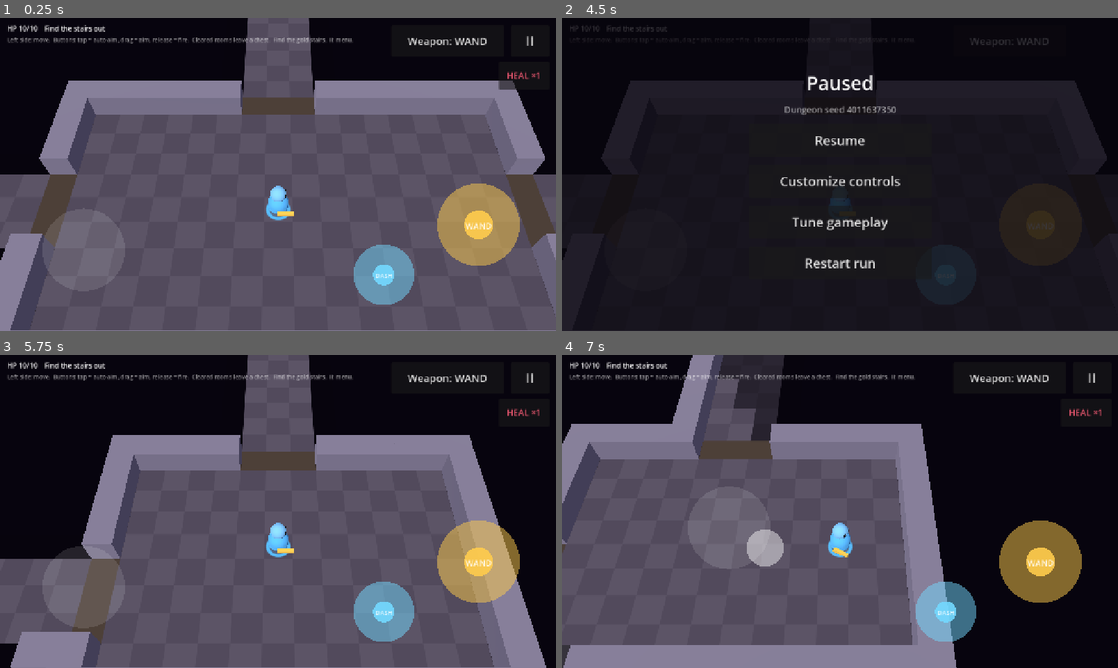
Above: before the commit, frames 1-4 (two rows, left to right).
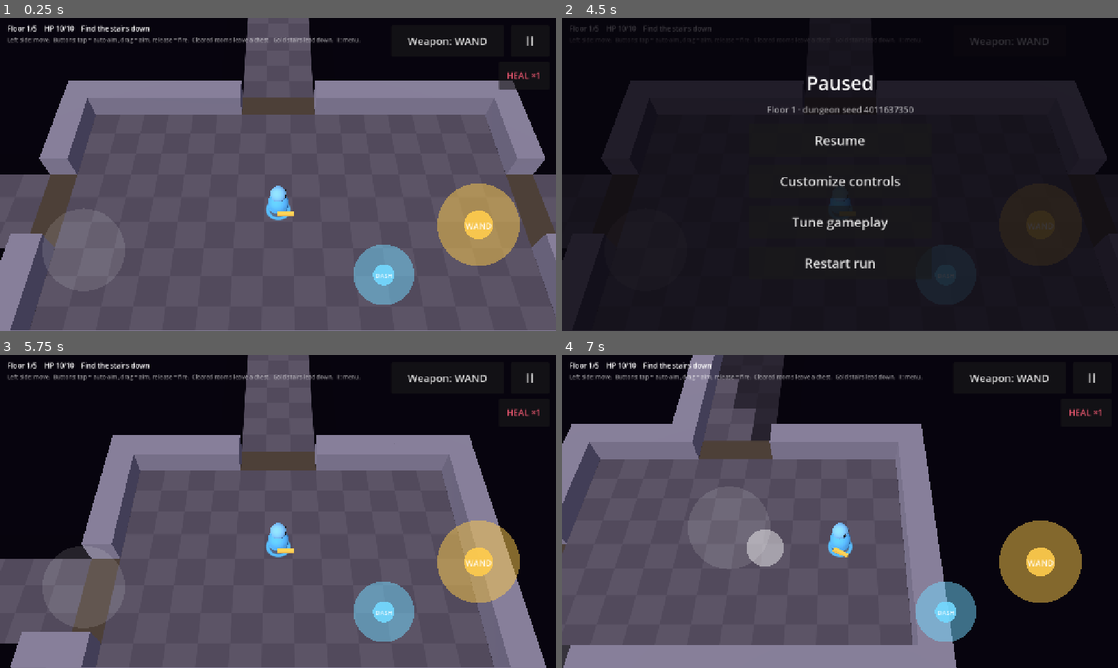
Above: after the commit, the same moments.

Repository: Zenb0t/toto
Game: Godot game, scene res://scenes/main.tscn
The game is run twice, just before and just after one commit, with the same random seed, the same clock (stepped at 60 frames per second) and the same inputs.
Inputs (mouse positions are in pixels of both pictures, inside the frame that each line leads up to):
- Up to frame 1 (0.25 s): no input
- Up to frame 2 (4.5 s): click "Weapon: WAND" at 0.5 s; click "Weapon: SWORD" at 1.25 s; click "Weapon: FIREBALL" at 2 s; click "Weapon: CROSSBOW" at 2.75 s; click "HEAL ×1" at 3.5 s; click "II" at 4.25 s
- Up to frame 3 (5.75 s): click "Restart run" at 5 s
- Up to frame 4 (7 s): tap Enter at 5.75 s; move the mouse to (962, 495) at 5.77 s; hold D (move_right) 5.78-6.5 s; hold Shift 5.78-6.5 s; click (962, 495) at 5.92 s; drag from (728, 527) to (812, 574) at 6.52 s

The runs differ from the first frame. In frame 1, 0.4% of the frame differs, in the area x 1-65%, y 2-9%; in frame 2, 0.4%; in frame 3, 0.4%; in frame 4, 0.5%.

Commit message:
A descent through 5 floors
Like Dungeon Crawl, a run now goes down: each floor's stairs (in the
farthest room, usable once it is clear) lead to a new, more dangerous
floor, and the fifth floor's lead out. RunState carries the weapon,
utility, health and potion belt down; dying or restarting starts over.
Danger grows a level per floor and half a level per room from the start,
so floors differ more than rooms do. The HUD and pause menu show the floor.

Co-Authored-By: Claude Opus 5.5 <noreply@anthropic.com>
Claude-Session: https://claude.ai/code/session_015ZGKCCJdA1nx2f1Xhpqp12

Diff:
--- a/scenes/main.tscn
+++ b/scenes/main.tscn
@@ -27,7 +27,7 @@
 offset_right = 900.0
 offset_bottom = 66.0
 theme_override_font_sizes/font_size = 13
-text = "Left side: move.  Buttons: tap = auto-aim, drag = aim, release = fire.  Cleared rooms leave a chest.  Find the gold stairs.  II: menu."
+text = "Left side: move.  Buttons: tap = auto-aim, drag = aim, release = fire.  Cleared rooms leave a chest.  Gold stairs lead down.  II: menu."
 
 [node name="WeaponSwitch" type="Button" parent="Hud"]
 anchors_preset = 1
--- a/scripts/core/health.gd
+++ b/scripts/core/health.gd
@@ -33,3 +33,10 @@
 		return
 	current = mini(current + amount, maximum)
 	changed.emit(current, maximum)
+
+
+## Health that has already taken some damage: current of maximum (clamped to 1..maximum).
+static func restored(max_health: int, current_health: int) -> Health:
+	var health := Health.new(max_health)
+	health.current = clampi(current_health, 1, max_health)
+	return health
--- a/scripts/dungeon/generation/dungeon_difficulty.gd
+++ b/scripts/dungeon/generation/dungeon_difficulty.gd
@@ -9,7 +9,7 @@
 ## optional, so reading the danger and walking away is a choice.
 const OUT_OF_DEPTH_CHANCE := 0.15
 const OUT_OF_DEPTH_EXTRA := 2
-## Monster letters (see Bestiary) that may appear at each depth; a letter listed twice is twice as likely.
+## Monster letters (see Bestiary) that may appear at each danger level (see danger()); a letter listed twice is twice as likely.
 ## The last entry covers anything deeper.
 const POOLS_BY_DEPTH := [
 	["k", "k", "g", "s"],
@@ -21,6 +21,12 @@
 	["o", "W", "d", "O", "f"],
 	["W", "d", "O", "O", "o"],
 ]
+
+
+## How dangerous a room is: one level per floor down, plus half a level per room away from the start, so
+## rooms on one floor differ less than floors do (Dungeon Crawl's monsters, too, follow the floor's depth).
+static func danger(room_depth: int, floor_number: int) -> int:
+	return (floor_number - 1) + ceili(room_depth / 2.0)
 
 
 ## The depth a room's enemies are picked for: usually its own, sometimes deeper.
--- a/scripts/dungeon/generation/dungeon_generator.gd
+++ b/scripts/dungeon/generation/dungeon_generator.gd
@@ -33,7 +33,8 @@
 const LOOT := "*"
 
 
-func generate(seed_value: int) -> String:
+## floor_number: 1 for the top floor; deeper floors hold tougher monsters (see DungeonDifficulty.danger).
+func generate(seed_value: int, floor_number := 1) -> String:
 	var rng := RandomNumberGenerator.new()
 	rng.seed = seed_value
 	var graph := RoomGraph.grow(GRID, rng.randi_range(MIN_ROOMS, MAX_ROOMS), rng.randi_range(0, MAX_EXTRA_LINKS), rng)
@@ -41,7 +42,7 @@
 	for slot in graph.slots:
 		rooms[slot] = _shape_room(slot == graph.start_slot(), room_bounds(slot), rng)
 	var corridors := _connect(graph, rooms, rng)
-	return _draw(graph, rooms, corridors, rng)
+	return _draw(graph, rooms, corridors, floor_number, rng)
 
 
 static func map_size() -> Vector2i:
@@ -144,7 +145,9 @@
 	return corridor
 
 
-func _draw(graph: RoomGraph, rooms: Dictionary, corridors: Dictionary, rng: RandomNumberGenerator) -> String:
+func _draw(
+		graph: RoomGraph, rooms: Dictionary, corridors: Dictionary, floor_number: int, rng: RandomNumberGenerator
+) -> String:
 	var size := map_size()
 	var rows: Array[Array] = []
 	for y in size.y:
@@ -169,7 +172,7 @@
 			var loot_cell := _spawn_cells(rooms[slot], 1, taken, rng)[0]
 			rows[loot_cell.y][loot_cell.x] = LOOT
 			taken.append(loot_cell)
-		var depth := DungeonDifficulty.rolled_depth(graph.depth_of(slot), rng)
+		var depth := DungeonDifficulty.rolled_depth(DungeonDifficulty.danger(graph.depth_of(slot), floor_number), rng)
 		var letters := DungeonDifficulty.enemy_letters(depth, rng)
 		for cell in _spawn_cells(rooms[slot], letters.size(), taken, rng):
 			rows[cell.y][cell.x] = letters.pop_back()
--- a/scripts/main.gd
+++ b/scripts/main.gd
@@ -1,20 +1,23 @@
 extends Node2D
-## Composition root: generates the run's dungeon, spawns actors, routes touch intents to the player,
-## applies the room-lock, loot and exit rules, and connects the pause menu's settings screens.
+## Composition root: generates the floor's dungeon, spawns actors, routes touch intents to the player,
+## applies the room-lock, loot and stairs rules, and connects the pause menu's settings screens.
+## The scene is one floor: the stairs carry the run (RunState) down to a freshly loaded scene.
 ## The 2D world under this node runs the game; WorldView3D shows it in 3D, with the 2D plane on its floor.
 
 const PLAYER_SCENE := preload("res://scenes/player.tscn")
 const ENEMY_SCENE := preload("res://scenes/enemy.tscn")
 const PROJECTILE_SCENE := preload("res://scenes/projectile.tscn")
 const RESTART_DELAY_SECONDS := 1.5
-## Every run starts with one, like Dungeon Crawl's starting kit.
-const STARTING_POTION_ID := "healing"
+## How long "down to floor N" shows before the next floor loads.
+const DESCEND_DELAY_SECONDS := 0.8
 ## Where a chest's potion lands, tried in order: beside the chest, on safe floor.
 const BESIDE: Array[Vector2i] = [Vector2i.RIGHT, Vector2i.LEFT, Vector2i.DOWN, Vector2i.UP]
 ## How often line of sight is worked out again.
 const SIGHT_UPDATE_SECONDS := 0.1
 
 var _seed: int
+## The run so far: which floor this is, and what the player brought down.
+var _run := RunState.take_carried()
 var _map: DungeonMap
 var _pathfinder: Pathfinder
 var _run_over := false
@@ -32,8 +35,8 @@
 var _settings := GameSettings.new()
 var _layout: ControlLayout
 var _tuning: Tuning
-var _weapon_id := GameTuning.DEFAULT_WEAPON_ID
-var _utility_id := GameTuning.DEFAULT_UTILITY_ID
+var _weapon_id := _run.weapon_id
+var _utility_id := _run.utility_id
 var _rng := RandomNumberGenerator.new()
 var _offered_drop: ItemDrop  ## The dropped item the player is standing on, if any.
 var _belt := PotionBelt.new()
@@ -55,7 +58,7 @@
 func _ready() -> void:
 	_rng.randomize()
 	_seed = _rng.randi()
-	_map = DungeonMapParser.new().parse(DungeonGenerator.new().generate(_seed))
+	_map = DungeonMapParser.new().parse(DungeonGenerator.new().generate(_seed, _run.floor_number))
 	_pathfinder = Pathfinder.new(_map)
 	_view = DungeonView.new()
 	add_child(_view)
@@ -67,7 +70,7 @@
 	_world.show_world(self, _view.wall_cells(), _map.door_cells())
 	_tuning = _settings.load_tuning()
 	_layout = _settings.load_layout()
-	_pause_menu.show_seed(_seed)
+	_pause_menu.show_seed(_seed, _run.floor_number)
 
 	_player = _spawn_player()
 	_spawn_enemies()
@@ -76,7 +79,7 @@
 	_update_sight()
 	_progress = _create_progress()
 	_belt.changed.connect(_refresh_potions)
-	_belt.add(STARTING_POTION_ID)
+	_belt.load_dict(_run.potions)
 	_connect_controls()
 	_connect_menu()
 	_apply_tuning(_tuning)
@@ -100,6 +103,7 @@
 
 func _spawn_player() -> Player:
 	var player: Player = PLAYER_SCENE.instantiate()
+	player.health = Health.restored(_run.max_health, _run.health)
 	player.position = DungeonView.cell_center(_map.player_spawn)
 	player.attack_fired.connect(_spawn_attacks.bind(player))
 	player.health_changed.connect(func(_current: int, _maximum: int) -> void: _refresh_hud())
@@ -218,13 +222,13 @@
 # --- Rooms and combat ----------------------------------------------------------------------------
 
 ## Lock a room only once the player is a full tile past its doorway, so a closing door can't trap them in it.
-## Stepping on the exit ends the run, once its room is clear.
+## Stepping on the stairs, once their room is clear, leads down (or out, from the last floor).
 func _track_player_room() -> void:
 	var cell := DungeonView.world_to_cell(_player.global_position)
 	if _map.is_clear_of_doors(cell):
 		_progress.enter_room(_map.room_at(cell))
 	if cell == _map.exit_cell and _progress.is_cleared(_map.room_at(cell)):
-		_end_run("You found the way out!")
+		_take_stairs()
 
 
 func _on_room_locked(room: int) -> void:
@@ -473,8 +477,26 @@
 # --- Run state -----------------------------------------------------------------------------------
 
 func _refresh_hud() -> void:
-	if not _run_over:
-		_hud.text = "HP %d/%d    Find the stairs out" % [_player.health.current, _player.health.maximum]
+	if _run_over:
+		return
+	var goal := "Find the way out" if _run.is_last_floor() else "Find the stairs down"
+	_hud.text = "Floor %d/%d    HP %d/%d    %s" % [
+		_run.floor_number, RunState.FLOOR_COUNT, _player.health.current, _player.health.maximum, goal]
+
+
+## Down to the next floor with everything the player holds, or out of the dungeon from the last one.
+func _take_stairs() -> void:
+	if _run.is_last_floor():
+		_end_run("You escaped the dungeon!")
+		return
+	if _run_over:
+		return
+	_run_over = true
+	var next := _run.next_floor(_weapon_id, _utility_id, _player.health.current, _belt.to_dict())
+	_hud.text = "Down to floor %d..." % next.floor_number
+	await get_tree().create_timer(DESCEND_DELAY_SECONDS).timeout
+	RunState.carry(next)
+	_restart()
 
 
 func _end_run(message: String) -> void:
--- /dev/null
+++ b/scripts/run/run_state.gd
@@ -0,0 +1,52 @@
+class_name RunState
+extends RefCounted
+## What a run carries from one floor down to the next, like a Dungeon Crawl character taking the stairs:
+## the floor reached, the gear held, health and potions. Each floor itself is new.
+## Pure data, plus one explicit hand-over: the game reloads its scene for every floor, so the state for the
+## next floor is carried across with carry() and picked up with take_carried().
+
+const FLOOR_COUNT := 5
+## Every run starts with these (potion id -> count).
+const STARTING_POTIONS := {"healing": 1}
+
+static var _carried: RunState
+
+## 1 is the top floor; FLOOR_COUNT is the bottom, whose stairs lead out.
+var floor_number := 1
+var weapon_id := GameTuning.DEFAULT_WEAPON_ID
+var utility_id := GameTuning.DEFAULT_UTILITY_ID
+var health := Player.MAX_HEALTH
+var max_health := Player.MAX_HEALTH
+var potions := STARTING_POTIONS.duplicate()
+
+
+## Leaves state for the next scene to pick up.
+static func carry(state: RunState) -> void:
+	_carried = state
+
+
+## The state carried from the floor above, or a new run if nothing was carried. Either way, nothing is
+## carried any more afterwards, so dying or restarting always starts over.
+static func take_carried() -> RunState:
+	var state := _carried if _carried != null else RunState.new()
+	_carried = null
+	return state
+
+
+## Whether this floor's stairs lead out of the dungeon (the run is won) rather than down.
+func is_last_floor() -> bool:
+	return floor_number >= FLOOR_COUNT
+
+
+## The state for the floor below, carrying what the player holds now.
+func next_floor(
+		held_weapon_id: String, held_utility_id: String, current_health: int, held_potions: Dictionary
+) -> RunState:
+	var next := RunState.new()
+	next.floor_number = floor_number + 1
+	next.weapon_id = held_weapon_id
+	next.utility_id = held_utility_id
+	next.health = current_health
+	next.max_health = max_health
+	next.potions = held_potions.duplicate()
+	return next
--- a/scripts/ui/pause_menu.gd
+++ b/scripts/ui/pause_menu.gd
@@ -23,9 +23,9 @@
 	_show_panel(false)
 
 
-## The run's dungeon seed, so a map worth keeping (or a broken one) can be reported.
-func show_seed(seed_value: int) -> void:
-	_seed_label.text = "Dungeon seed %d" % seed_value
+## The floor's dungeon seed, so a map worth keeping (or a broken one) can be reported.
+func show_seed(seed_value: int, floor_number := 1) -> void:
+	_seed_label.text = "Floor %d · dungeon seed %d" % [floor_number, seed_value]
 
 
 ## True from open() until close(), including while a sub-screen is showing.
--- a/tests/unit/test_dungeon_difficulty.gd
+++ b/tests/unit/test_dungeon_difficulty.gd
@@ -76,3 +76,15 @@
 	assert_eq(rolls.keys().size(), 2)
 	assert_has(rolls, 2)
 	assert_has(rolls, 2 + DungeonDifficulty.OUT_OF_DEPTH_EXTRA)
+
+
+func test_each_floor_down_is_more_dangerous() -> void:
+	for floor_number in range(1, RunState.FLOOR_COUNT):
+		assert_gt(DungeonDifficulty.danger(1, floor_number + 1), DungeonDifficulty.danger(1, floor_number))
+
+
+func test_rooms_on_one_floor_differ_less_than_floors_do() -> void:
+	assert_eq(DungeonDifficulty.danger(1, 1), 1)
+	assert_eq(DungeonDifficulty.danger(2, 1), 1)
+	assert_eq(DungeonDifficulty.danger(6, 1), 3)
+	assert_eq(DungeonDifficulty.danger(1, 3), 3)
--- a/tests/unit/test_dungeon_generator.gd
+++ b/tests/unit/test_dungeon_generator.gd
@@ -98,3 +98,23 @@
 			assert_ne(room, map.room_at(map.player_spawn), "seed %d" % seed_value)
 			assert_ne(cell, map.room_center(room), "seed %d" % seed_value)
 	assert_gt(items, SEEDS / 2)
+
+
+func _average_monster_health(floor_number: int) -> float:
+	var total := 0.0
+	var count := 0
+	for seed_value in 15:
+		var map := _parser.parse(DungeonGenerator.new().generate(seed_value, floor_number))
+		for cell in map.enemy_spawns:
+			total += Bestiary.by_id(map.monster_at(cell)).max_health
+			count += 1
+	return total / count
+
+
+func test_deeper_floors_hold_tougher_monsters() -> void:
+	assert_gt(_average_monster_health(3), _average_monster_health(1))
+	assert_gt(_average_monster_health(5), _average_monster_health(3))
+
+
+func test_a_seed_makes_the_same_floor_every_time() -> void:
+	assert_eq(DungeonGenerator.new().generate(42, 3), DungeonGenerator.new().generate(42, 3))
--- a/tests/unit/test_health.gd
+++ b/tests/unit/test_health.gd
@@ -68,3 +68,15 @@
 	health.take_damage(-4)
 
 	assert_eq(health.current, 10)
+
+
+func test_restored_health_resumes_where_it_was_left() -> void:
+	var health := Health.restored(10, 4)
+
+	assert_eq(health.current, 4)
+	assert_eq(health.maximum, 10)
+
+
+func test_restored_health_stays_within_its_limits() -> void:
+	assert_eq(Health.restored(10, 25).current, 10)
+	assert_eq(Health.restored(10, 0).current, 1, "never restored dead")
--- /dev/null
+++ b/tests/unit/test_run_state.gd
@@ -0,0 +1,51 @@
+extends GutTest
+
+
+func after_each() -> void:
+	RunState.take_carried()  # Never leak a carried run into other tests.
+
+
+func test_a_run_starts_on_the_top_floor_with_the_starting_kit() -> void:
+	var run := RunState.new()
+
+	assert_eq(run.floor_number, 1)
+	assert_eq(run.weapon_id, GameTuning.DEFAULT_WEAPON_ID)
+	assert_eq(run.utility_id, GameTuning.DEFAULT_UTILITY_ID)
+	assert_eq(run.health, run.max_health)
+	assert_eq(run.potions, RunState.STARTING_POTIONS)
+
+
+func test_the_stairs_lead_one_floor_down_with_what_the_player_holds() -> void:
+	var run := RunState.new()
+
+	var next := run.next_floor("sword", "blink", 4, {"haste": 2})
+
+	assert_eq(next.floor_number, 2)
+	assert_eq(next.weapon_id, "sword")
+	assert_eq(next.utility_id, "blink")
+	assert_eq(next.health, 4)
+	assert_eq(next.potions, {"haste": 2})
+
+
+func test_only_the_bottom_floor_leads_out() -> void:
+	var run := RunState.new()
+	for _i in RunState.FLOOR_COUNT - 1:
+		assert_false(run.is_last_floor(), str(run.floor_number))
+		run = run.next_floor("wand", "dash", 10, {})
+
+	assert_true(run.is_last_floor())
+
+
+func test_a_carried_run_is_picked_up_on_the_next_floor() -> void:
+	var next := RunState.new().next_floor("sword", "dash", 7, {})
+
+	RunState.carry(next)
+
+	assert_eq(RunState.take_carried(), next)
+
+
+func test_with_nothing_carried_a_new_run_starts() -> void:
+	RunState.carry(RunState.new().next_floor("sword", "dash", 7, {}))
+	RunState.take_carried()
+
+	assert_eq(RunState.take_carried().floor_number, 1, "dying or restarting starts over")
Not shown, added: scripts/run/run_state.gd.uid
Not shown, added: tests/unit/test_run_state.gd.uid
Not shown, changed: README.md
Not shown, changed: docs/design.md
